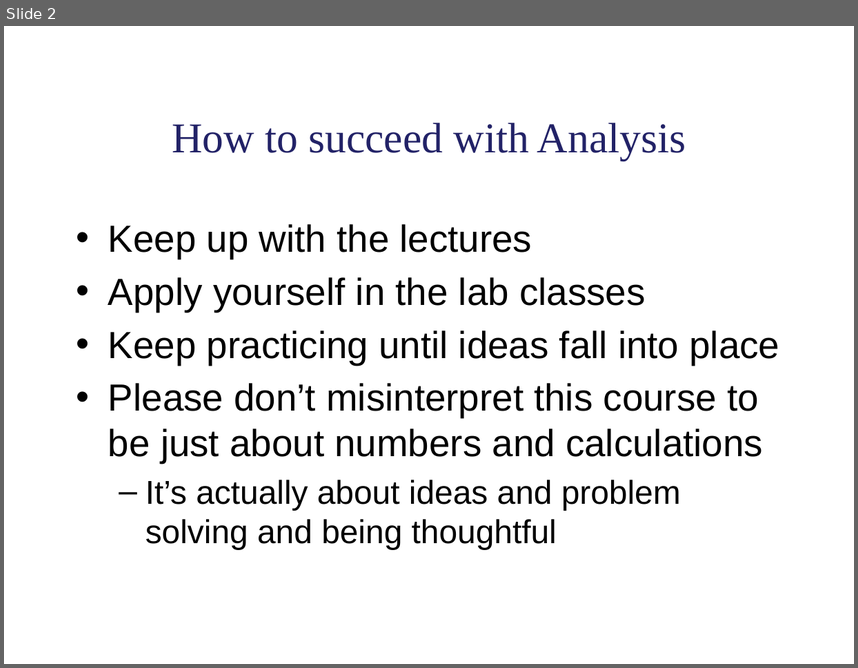
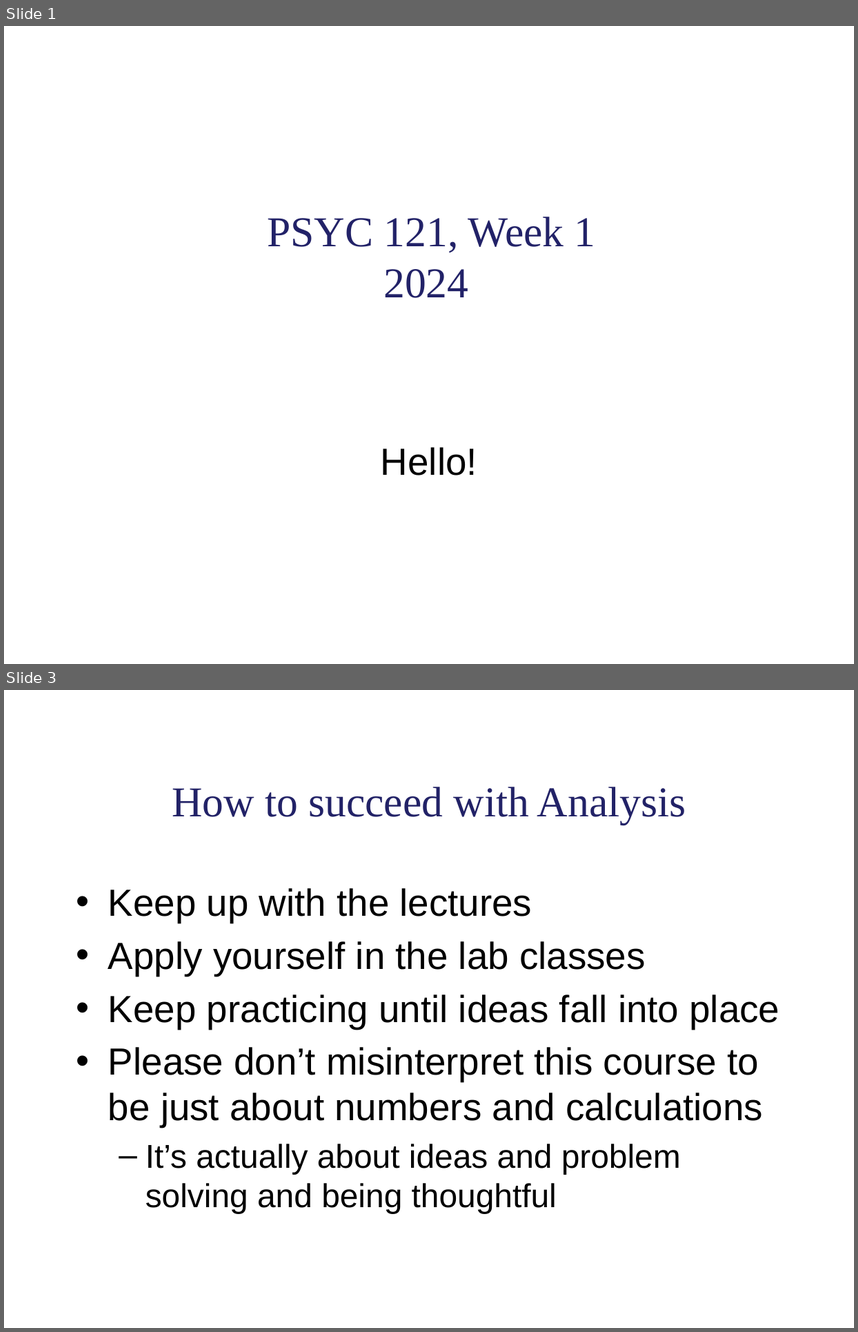
Before and after one commit to lu-psy-r/year1, a slide deck: PSYC121/data/Week_1/week 1 lecture slides.pptx. Shown one above the other, each under a label of ours: slide 2 before the commit, slides 1 and 3 after it; the slides between them are not shown. The pictures are 858x668 and 858x1332 pixels, drawn with LibreOffice and Linux fonts; fonts in the diff are those of the drawing. Boxes give left, top, right and bottom in pixels: in the first picture for what was removed or moved away, otherwise in the second. Text is boxed around its words. In the diff, an @@ line names an element or a change of style, - is before the commit and + after.

Commit message:
corrections and replacements for week 1

```diff
--- a/PSYC121/data/Week_1/week 1 lecture slides.pptx
+++ b/PSYC121/data/Week_1/week 1 lecture slides.pptx
@@ slide 1 added at [4,26,854,664], background #FFFFFF @@
@@ title added at [267,216,596,298], 36 pt, text #222268 @@
+PSYC 121, Week 1
+2024
@@ text added at [381,447,477,475], 32 pt, text #000000 @@
+Hello!
@@ what was slide 2 is now slide 3 @@
```
Also in this commit, not shown: 10 slides changed, 1 other slide added, 2 slides removed, 3 other files.
